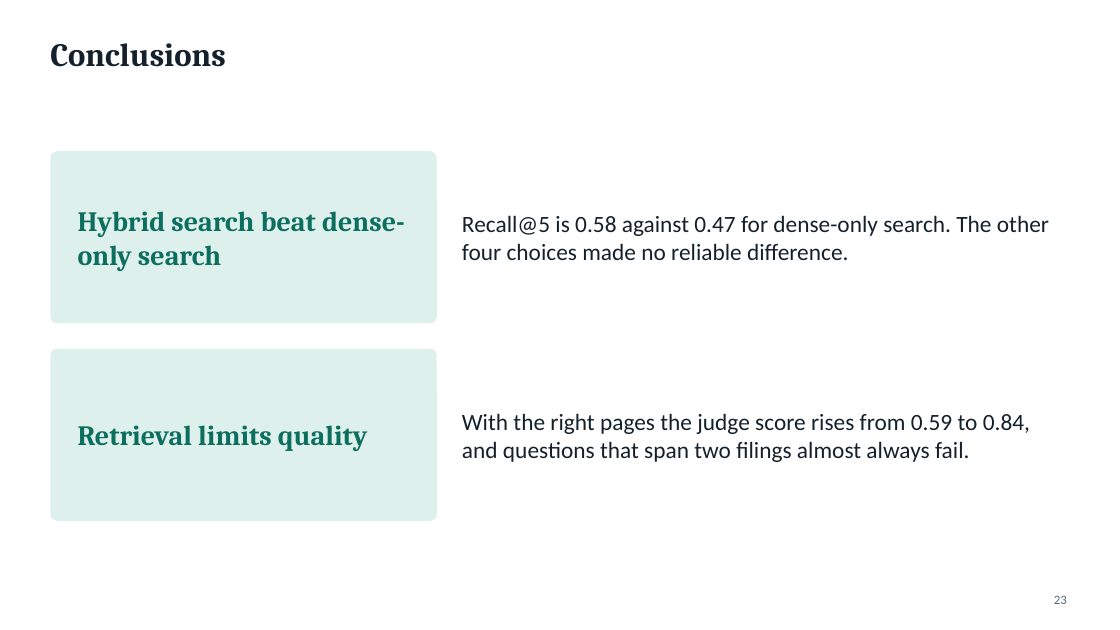
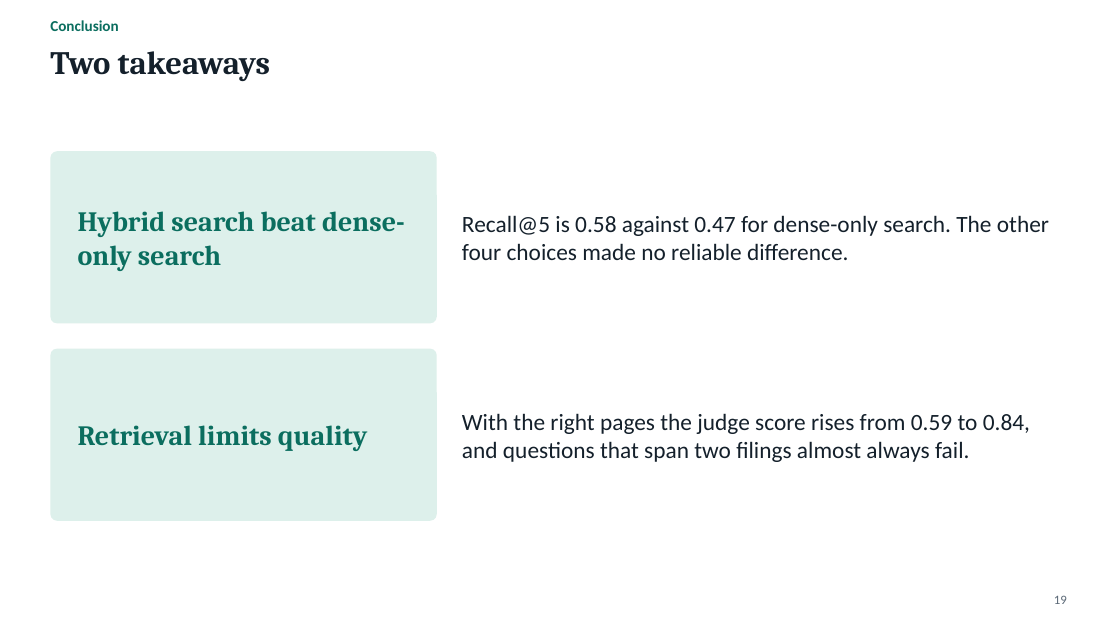
Before and after one commit to DarkkReaper007/RAG-for-financial-analysis, a slide deck: slide 19 of paper/slides.pptx (slide 23 before the commit). Drawn at 1120x630 pixels with LibreOffice and Linux fonts; fonts in the diff are those of the drawing. Boxes give left, top, right and bottom in pixels: in the first picture for what was removed or moved away, otherwise in the second. Text is boxed around its words. In the diff, an @@ line names an element or a change of style, - is before the commit and + after.

```diff
--- a/paper/slides.pptx
+++ b/paper/slides.pptx
@@ text added at [50,20,118,31], 13 pt, text #0B6E5F, bold @@
+Conclusion
@@ text removed at [50,43,225,67] @@
-Conclusions
@@ text added at [50,51,270,81], 28 pt, text #14202B, bold @@
+Two takeaways
@@ text at [1054,595,1067,604]: text changed @@
-23
+19
```
Also in this commit, not shown: 20 other slides changed, 4 slides removed, 3 other files.
